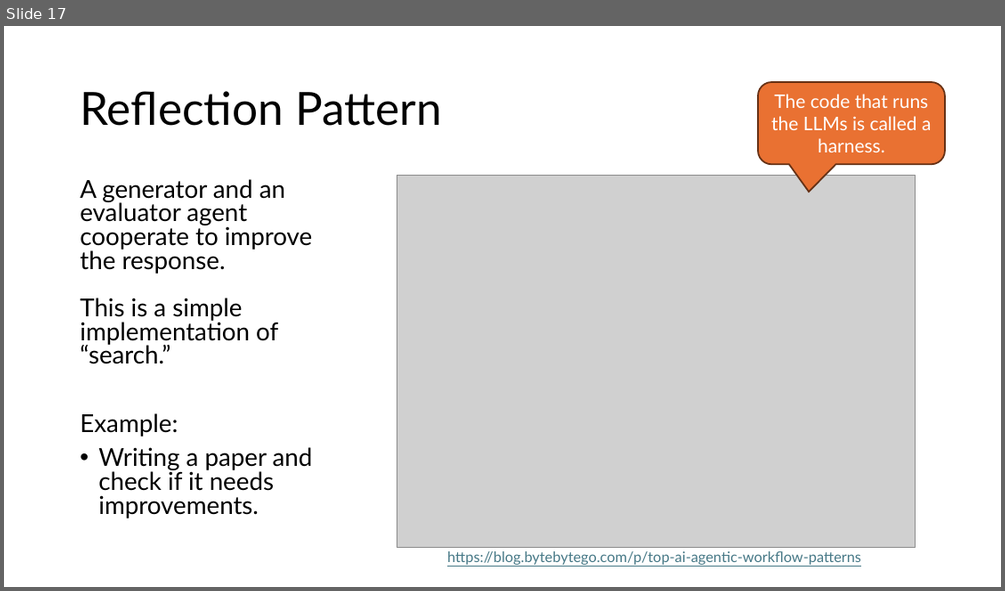
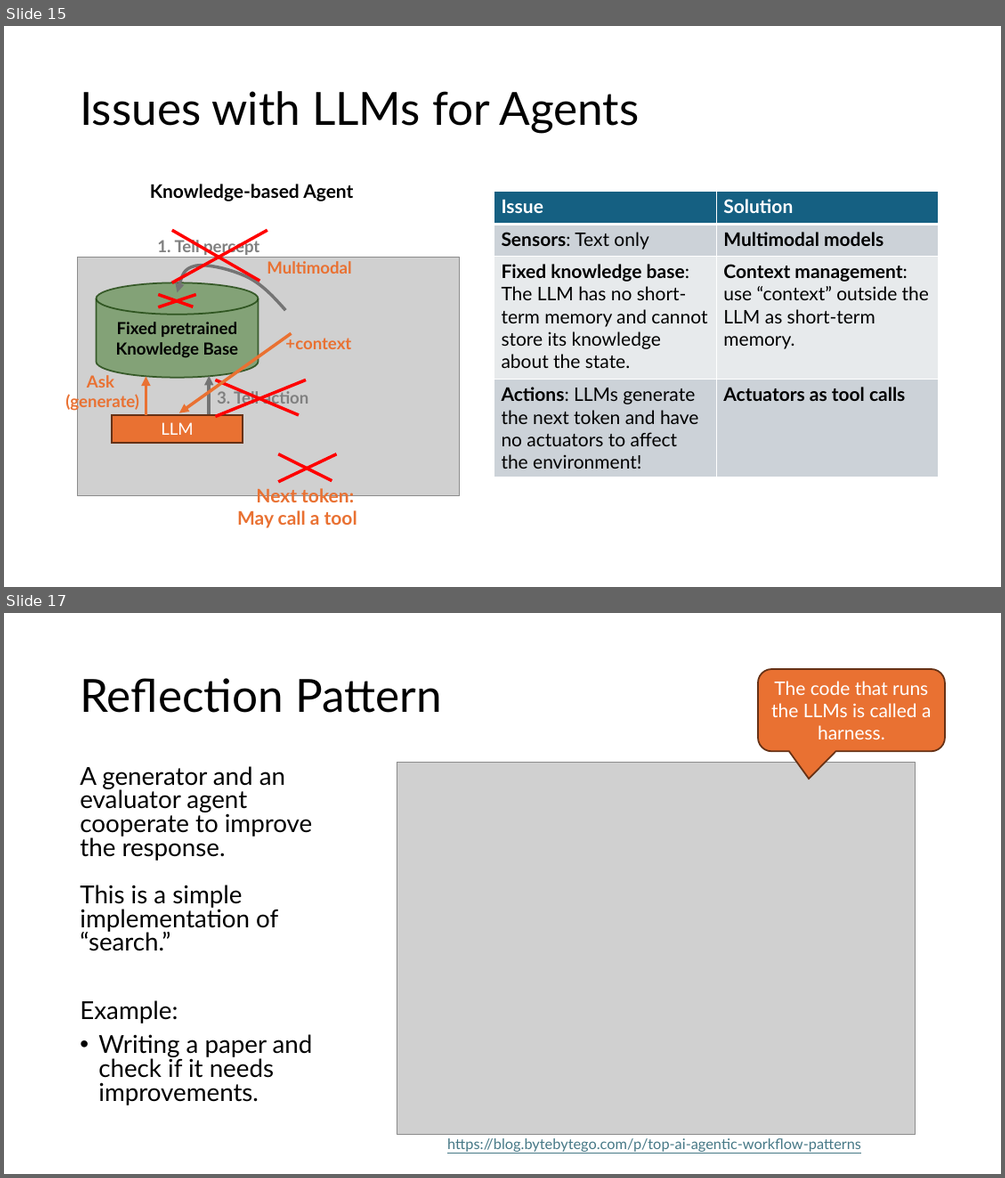
Before and after one commit to mhahsler/Introduction_to_Artificial_Intelligence, a slide deck: slides/discussion/07_LLM_discussion.pptx. Shown one above the other, each under a label of ours: slide 17 before the commit, slides 15 and 17 after it; the slides between them are not shown. The pictures are 1005x591 and 1005x1178 pixels, drawn with LibreOffice and Linux fonts; fonts in the diff are those of the drawing; grey boxes stand for pictures. Boxes give left, top, right and bottom in pixels: in the first picture for what was removed or moved away, otherwise in the second. Text is boxed around its words. In the diff, an @@ line names an element or a change of style, - is before the commit and + after.

```diff
--- a/slides/discussion/07_LLM_discussion.pptx
+++ b/slides/discussion/07_LLM_discussion.pptx
@@ slide 15 added at (4, 26, 1001, 587), background #FFFFFF @@
@@ title added at (80, 91, 639, 133), 44 pt, text #000000 @@
+Issues with LLMs for Agents
@@ text added at (150, 184, 353, 201), 18 pt, text #000000, bold @@
+Knowledge-based Agent
@@ table added at (494, 192, 939, 476), 4 rows, 2 columns @@
+Issue | Solution
+Sensors: Text only | Multimodal models
+Fixed knowledge base: The LLM has no short-term memory and cannot store its knowledge about the state. | Context management: use “context” outside the LLM as short-term memory.
+Actions: LLMs generate the next token and have no actuators to affect the environment! | Actuators as tool calls
@@ line added from (158, 295) to (194, 306), #FF0000 3 pt @@
@@ line added from (196, 295) to (158, 307), #FF0000 3 pt @@
@@ text added at (285, 335, 351, 349), 16 pt, text #E97132, bold @@
++context
@@ group added at (65, 230, 460, 528): 6 lines, 5 texts, 3 arrows, 1 picture, 1 cylinder, 1 rectangle, 1 freeform shape @@
+Fixed pretrained
+Knowledge Base
+LLM
+1. Tell percept
+3. Tell action
+Ask
+(generate)
+Multimodal
+Next token:
+May call a tool
```
Also in this commit, not shown: 4 slides changed, 1 slide removed, 8 other files.
